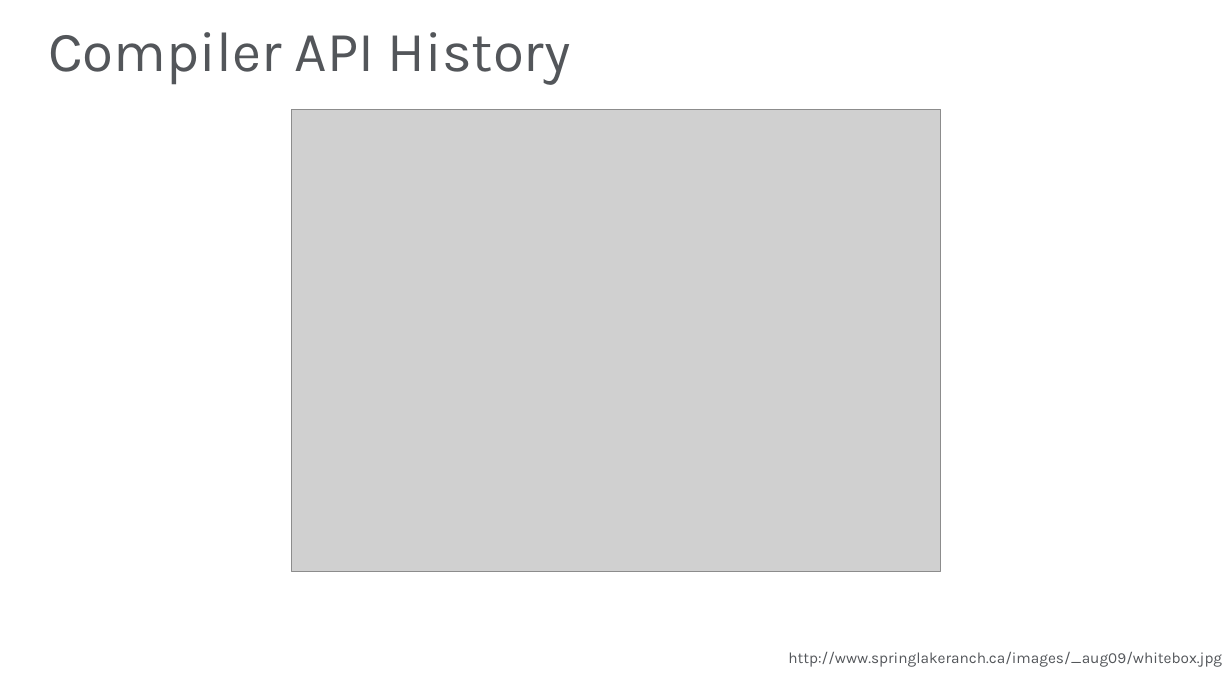
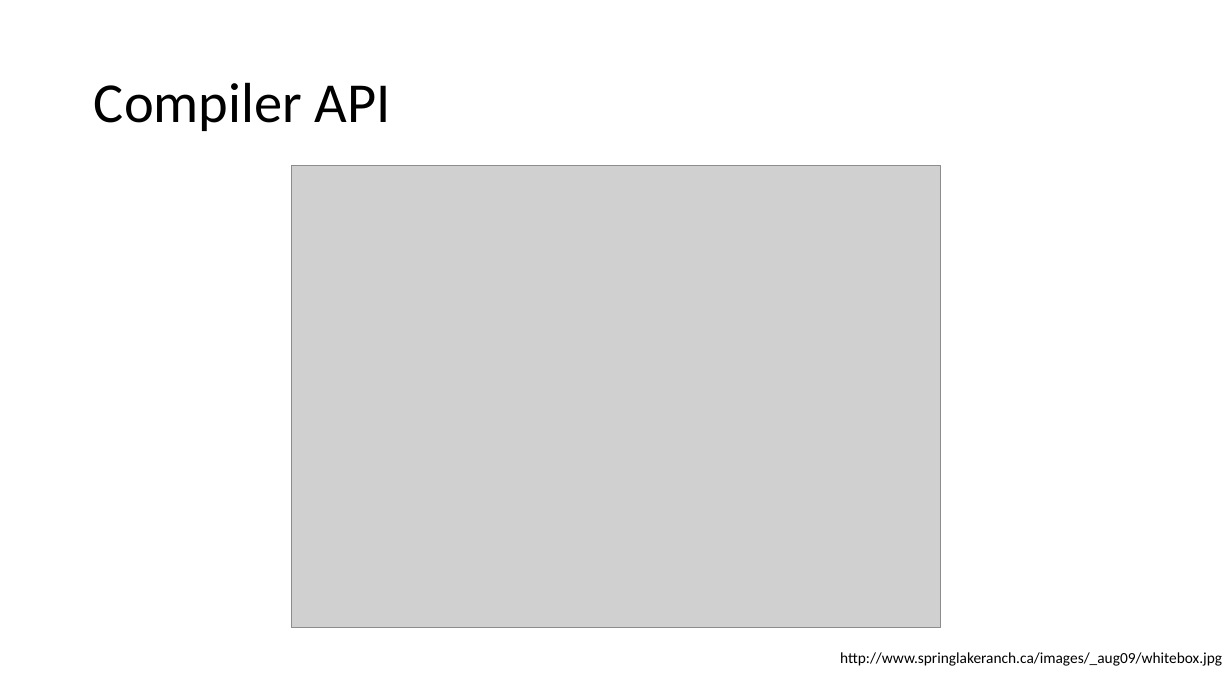
Before and after one commit to JasonBock/Presentations, a slide deck: slide 10 of Using the Compiler API in Real-World Scenarios.pptx. Drawn at 1232x693 pixels with LibreOffice and Linux fonts; fonts in the diff are those of the drawing; grey boxes stand for pictures; background and template pictures are left out. Boxes give left, top, right and bottom in pixels: in the first picture for what was removed or moved away, otherwise in the second. Text is boxed around its words. In the diff, an @@ line names an element or a change of style, - is before the commit and + after.

```diff
--- a/Using the Compiler API in Real-World Scenarios.pptx
+++ b/Using the Compiler API in Real-World Scenarios.pptx
@@ title at (94, 82, 391, 131): text changed; font Karla to Calibri; text colour #53565A to #000000 @@
-Compiler API History
+Compiler API
@@ picture: place and size @@
-picture at (292, 109, 942, 571)
+picture at (292, 165, 942, 628)
@@ text "http://www.springlakeranch.ca/images/_aug09/whitebox.jpg": place and size @@
-text "http://www.springlakeranch.ca/images/_aug09/whitebox.jpg" at (788, 651, 1222, 667)
+text "http://www.springlakeranch.ca/images/_aug09/whitebox.jpg" at (840, 652, 1222, 666)
@@ text "http://www.springlakeranch.ca/images/_aug09/whitebox.jpg" at (840, 652, 1222, 666): font Karla to Calibri, text colour #53565A to #000000 @@
```
Also in this commit, not shown: 15 other slides changed.
